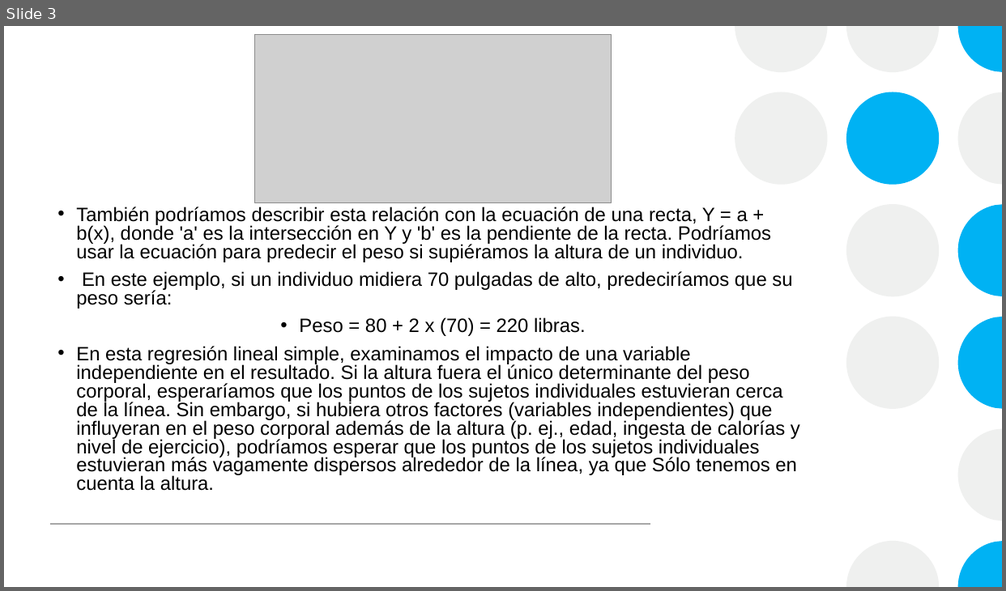
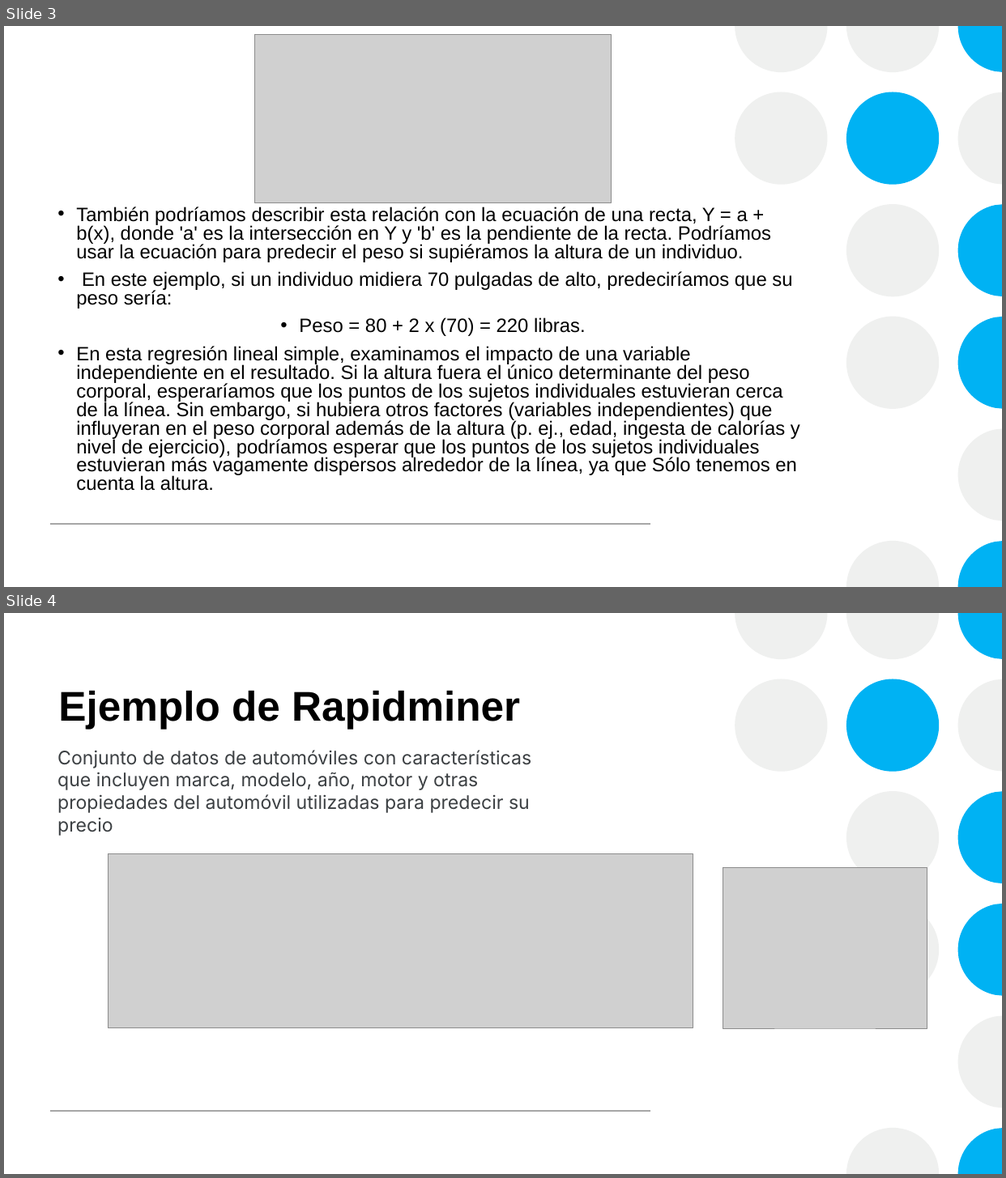
Before and after one commit to SARELAAA/RegresionLineal_ppt, a slide deck: Regresion Lineal .pptx. Shown one above the other, each under a label of ours: slide 3 before the commit, slides 3 and 4 after it. The pictures are 1006x591 and 1006x1178 pixels, drawn with LibreOffice and Linux fonts; fonts in the diff are those of the drawing; grey boxes stand for pictures. Boxes give left, top, right and bottom in pixels: in the first picture for what was removed or moved away, otherwise in the second. Text is boxed around its words. In the diff, an @@ line names an element or a change of style, - is before the commit and + after.

Commit message:
Rapidminer_pasos

```diff
--- a/Regresion Lineal .pptx
+++ b/Regresion Lineal .pptx
@@ slide 4 added at (4,613,1002,1174), background #FFFFFF; not listed: 14 template elements that a slide beside it also shows @@
@@ title added at (58,690,520,729), 40 pt, text #000000, bold @@
+Ejemplo de Rapidminer
@@ text added at (57,750,531,813), 18 pt, text #3C4043 @@
+Conjunto de datos de automóviles con características que incluyen marca, modelo, año, motor y otras propiedades del automóvil utilizadas para predecir su precio
@@ picture added at (108,854,692,1029) @@
@@ picture added at (723,868,928,1029) @@
```
Also in this commit, not shown: 6 other slides added.
